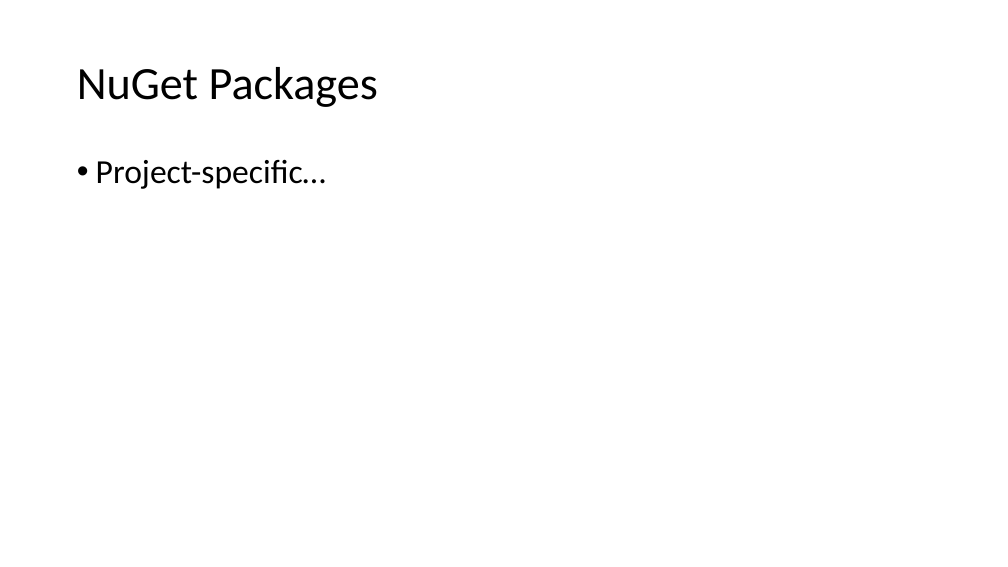
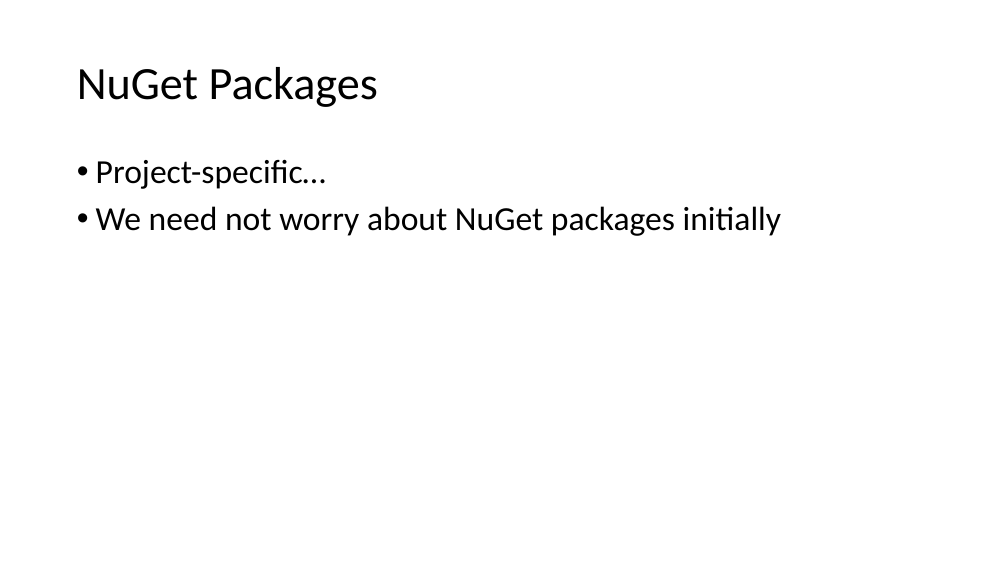
Before and after one commit to perslaursen/OOProg22, a slide deck: slide 9 of Chap/Start/Presentations/SoftwareTools.pptx. Drawn at 1008x567 pixels with LibreOffice and Linux fonts; fonts in the diff are those of the drawing. Boxes give left, top, right and bottom in pixels: in the first picture for what was removed or moved away, otherwise in the second. Text is boxed around its words. In the diff, an @@ line names an element or a change of style, - is before the commit and + after.

```diff
--- a/Chap/Start/Presentations/SoftwareTools.pptx
+++ b/Chap/Start/Presentations/SoftwareTools.pptx
@@ text at bbox=[96, 206, 781, 236]: paragraph added @@
+• We need not worry about NuGet packages initially
```
Also in this commit, not shown: 3 other slides changed, 2 slides added, 2 slides removed, 37 other files.
